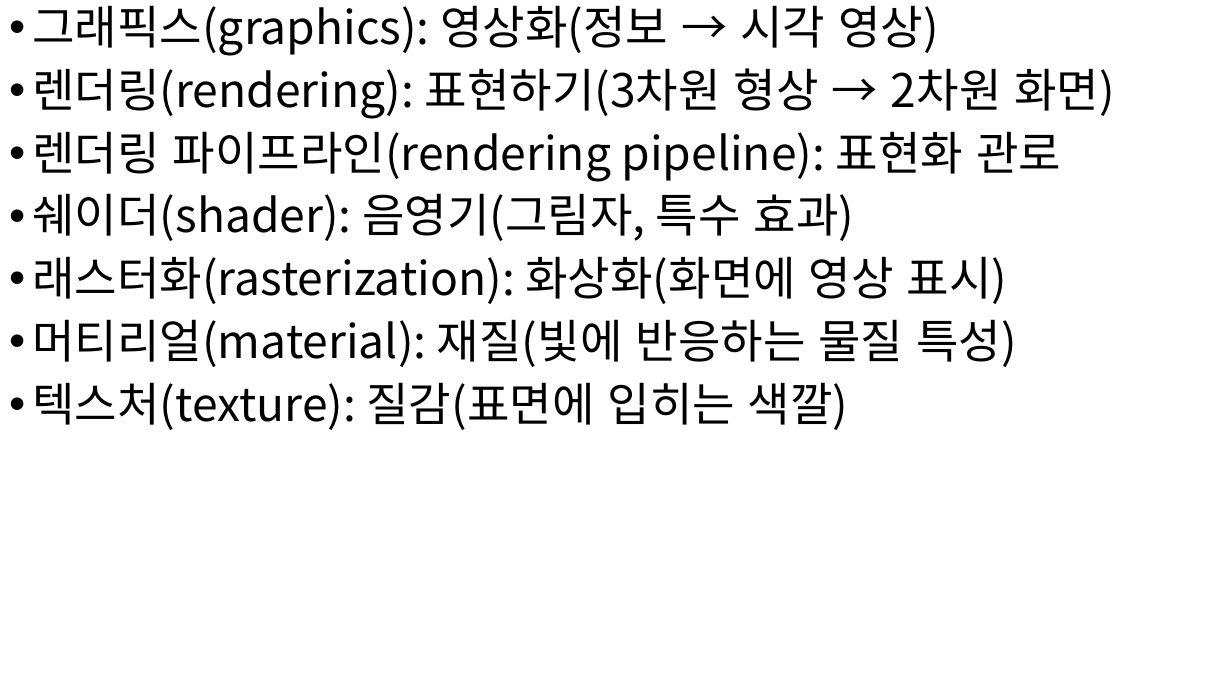
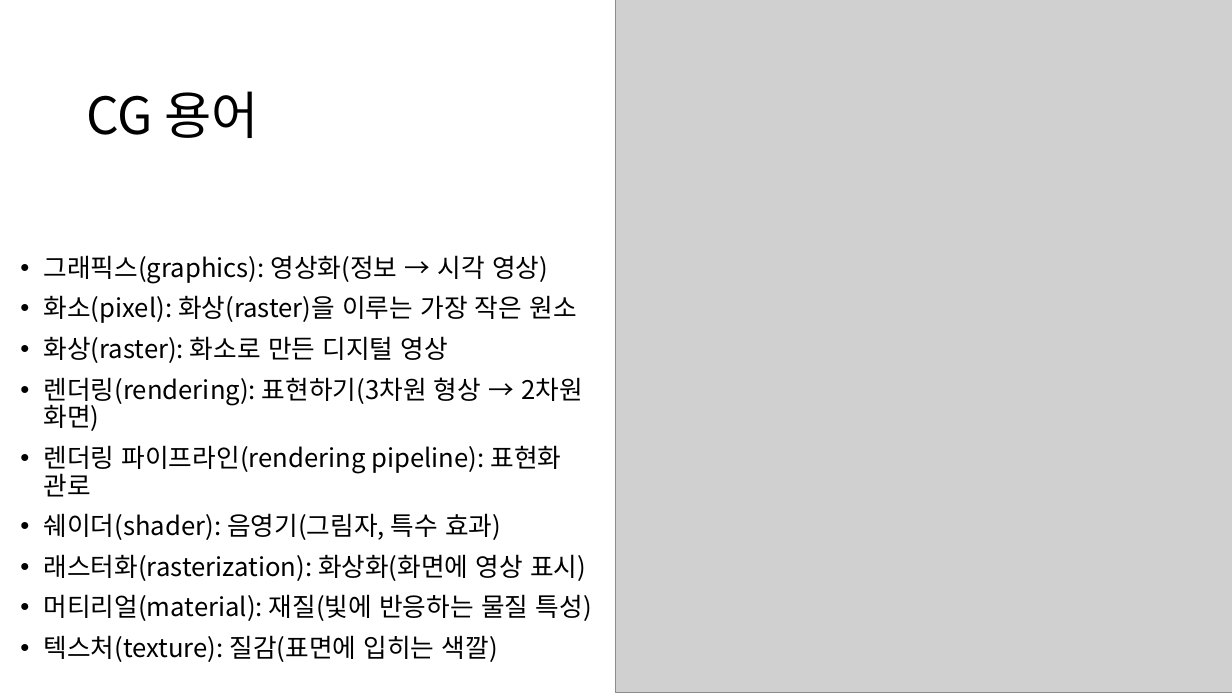
Before and after one commit to mokwongame/OpenGL_2025_2, a slide deck: slide 11 of Graphics 개념.pptx (slide 12 before the commit). Drawn at 1232x693 pixels with LibreOffice and Linux fonts; fonts in the diff are those of the drawing; grey boxes stand for pictures. Boxes give left, top, right and bottom in pixels: in the first picture for what was removed or moved away, otherwise in the second. Text is boxed around its words. In the diff, an @@ line names an element or a change of style, - is before the commit and + after.

Commit message:
Graphics 내용 추가

```diff
--- a/Graphics 개념.pptx
+++ b/Graphics 개념.pptx
@@ rectangle added at [0,0,861,231], fill #FFFFFF @@
@@ picture added at [616,0,1232,693] @@
@@ title added at [86,91,258,138], 40 pt, text #000000 @@
+CG 용어
@@ text "그래픽스(graphics): 영상화(정보 → 시각 영상)": place and size @@
-text "그래픽스(graphics): 영상화(정보 → 시각 영상)" at [32,5,1115,430]
+text "그래픽스(graphics): 영상화(정보 → 시각 영상)" at [44,255,592,662]
@@ text "그래픽스(graphics): 영상화(정보 → 시각 영상)" at [44,255,592,662]: vertical alignment top to middle @@
@@ text at [44,255,592,662]: size 36 to 20 pt in "그래픽스(graphics): 영상화(정보 → 시각 영상)", "렌더링(rendering): 표현하기(3차원 형상 → 2차원 화면)", "렌더링 파이프라인(rendering pipeline): 표현화 관로", "쉐이더(shader): 음영기(그림자, 특수 효과)" and 3 more places @@
@@ text at [44,295,576,363]: paragraphs added @@
+• 화소(pixel): 화상(raster)을 이루는 가장 작은 원소
+• 화상(raster): 화소로 만든 디지털 영상
```
Also in this commit, not shown: 19 slides added, 11 slides removed, 1 other file.
